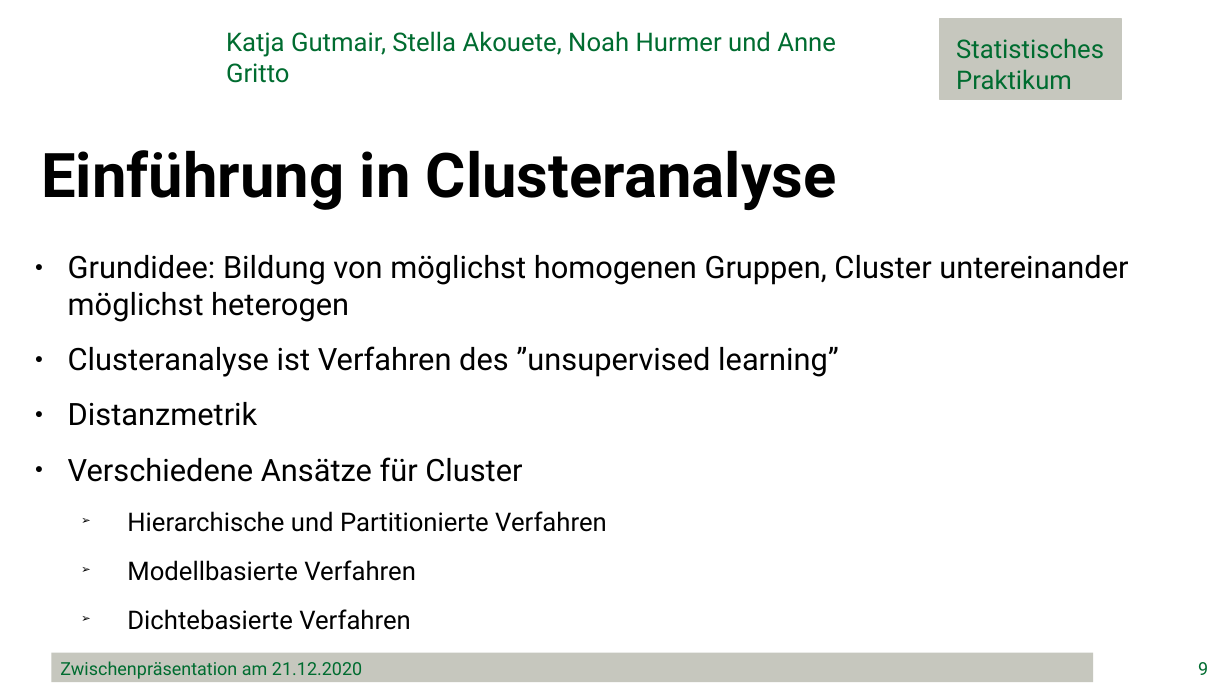
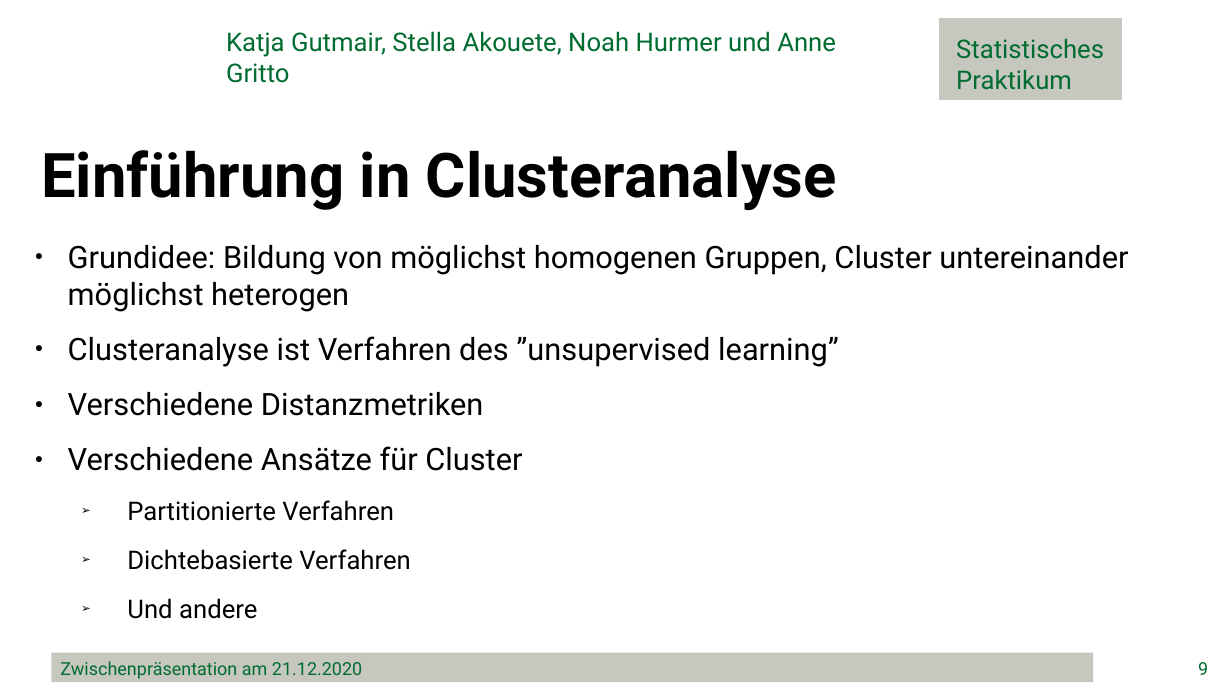
Before and after one commit to minimops/weatherFrog, a slide deck: slide 9 of ppt/Zwischenpraesentation_v1.1.pptx. Drawn at 1232x693 pixels with LibreOffice and Linux fonts; fonts in the diff are those of the drawing; background and template pictures are left out. Boxes give left, top, right and bottom in pixels: in the first picture for what was removed or moved away, otherwise in the second. Text is boxed around its words. In the diff, an @@ line names an element or a change of style, - is before the commit and + after.

```diff
--- a/ppt/Zwischenpraesentation_v1.1.pptx
+++ b/ppt/Zwischenpraesentation_v1.1.pptx
@@ text "Grundidee: Bildung von möglichst homogenen ...": place and size @@
-text "Grundidee: Bildung von möglichst homogenen ..." at box(68, 255, 1128, 630)
+text "Grundidee: Bildung von möglichst homogenen ..." at box(68, 245, 1128, 619)
@@ text at box(68, 392, 484, 416): text changed @@
-● Distanzmetrik
+● Verschiedene Distanzmetriken
@@ text at box(127, 500, 394, 521): text changed @@
-  ➢ Hierarchische und Partitionierte Verfahren
-  ➢ Modellbasierte Verfahren
+  ➢ Partitionierte Verfahren
@@ text at box(127, 598, 257, 619): paragraph added @@
+  ➢ Und andere
```
Also in this commit, not shown: 8 other slides changed.
